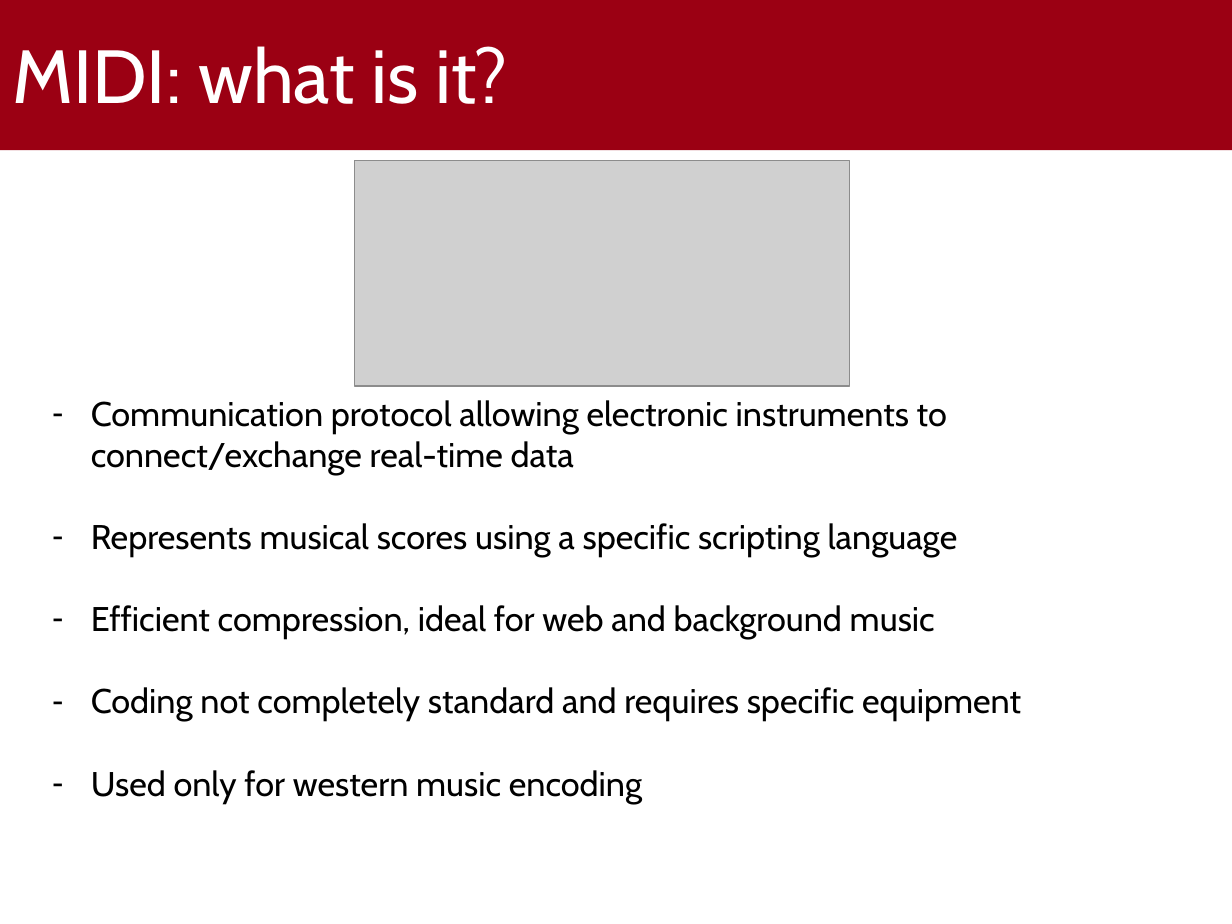
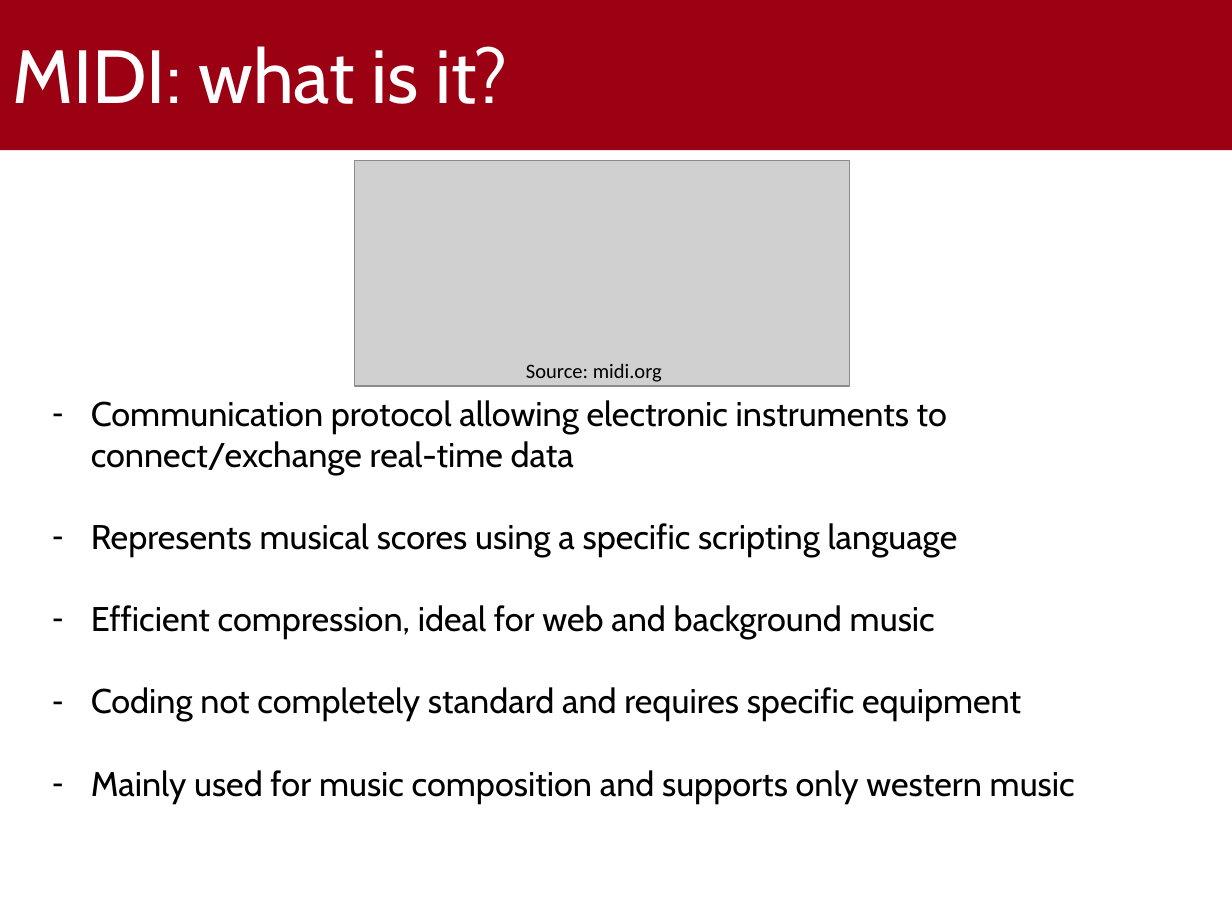
Before and after one commit to gabrielrovesti/Mobile-programming-and-multimedia-UniPD, a slide deck: slide 3 of Final presentation/MIDI Standard - Gabriel Rovesti 2103389.pptx. Drawn at 1232x924 pixels with LibreOffice and Linux fonts; fonts in the diff are those of the drawing; grey boxes stand for pictures; background and template pictures are left out. Boxes give left, top, right and bottom in pixels: in the first picture for what was removed or moved away, otherwise in the second. Text is boxed around its words. In the diff, an @@ line names an element or a change of style, - is before the commit and + after.

```diff
--- a/Final presentation/MIDI Standard - Gabriel Rovesti 2103389.pptx
+++ b/Final presentation/MIDI Standard - Gabriel Rovesti 2103389.pptx
@@ text added at (526, 363, 662, 382), 12 pt, text #000000 @@
+Source: midi.org
@@ text at (91, 770, 1075, 804): text changed @@
-– Used only for western music encoding
+– Mainly used for music composition and supports only western music
```
Also in this commit, not shown: 9 other slides changed, 1 slide added, 1 slide removed, 3 other files.
